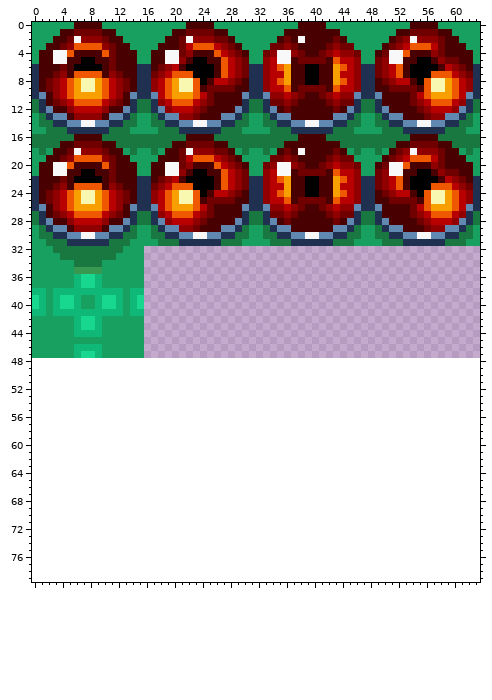
Sprite sheet: assets/Levels/Pace_town_destroyable.png. The picture above was drawn from the file before the commit.
The file is 64x48 pixels. The old version is drawn lined up with the new one, on the new canvas.
After the commit:
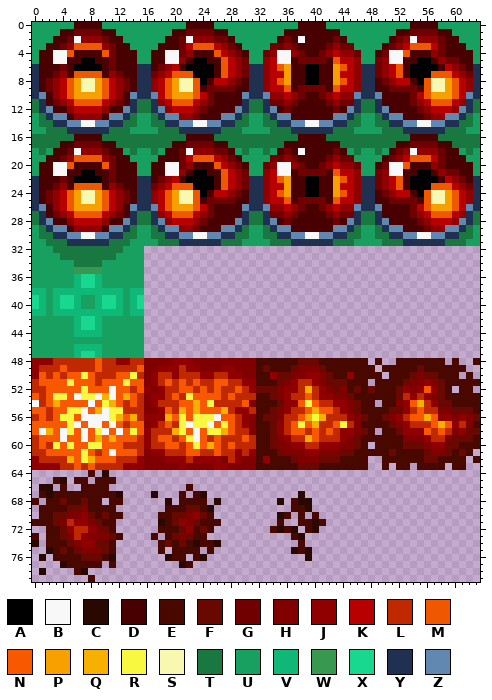
Palette (. is transparent): A #000000  B #f8f8f8  C #280800  D #480000  E #480800  F #680800  G #700000  H #800000  J #900000  K #b80000  L #c02800  M #f05800  N #f85800  P #f8a000  Q #f8b000  R #f8f840  S #f8f8b0  T #187840  U #18a060  V #10b878  W #389850  X #18d890  Y #203050  Z #6088b0
Log entry: destroyable walls gets destroyed
The exact change:
canvas 64x48 -> 64x80
Changed rows in their new state; - is an unchanged pixel.
first column x 0:
48 JJJLLLLLLNLLJJLLHHHHJJJHHHHHHHHHEEEEEEFFFEEEEEEE-E--EEEEEEE-E--E
49 JLLLNLLLLNLLLLLNHHJJJLJJHHHJJHHHEFEEEFHHHFEEEEEEE-EEEEEFEEEEEE--
50 JNLNLNNRNLLLNNRLHJLLJLLLJJLLJJHHEEJFFHHJJHFEEJEEEE-EEEFHFFEEE-E-
51 LNNNNRNNNLNNNRNNHJLNLNLNLLNNLLJJEEEFHJLLJHFFFEEE-EEEEFHHJHFEEEEE
52 LLNNNNNRNNNBNNLNJHJLLNNLNLNLLNLJFFFHJJLQLJHFHEFEFEEEFJHJNJFE-EE-
53 NLNRRNBRRBQBNQNLHJJLNLRNNNNLNLLLEEFHJLLNLJJHHFEEEEEEFLJLJHFEEEEE
54 BLNQNNNNBNRQNLNLHJLLLNNQNRLLLLNHEEEFJJNRNLLJJHFEE-EEHJNQLJFFEEEE
55 NNLNNRRBNQBRRLLLHHJNLQNQNNNQLJJLEEFHJLLNQNNLJHFEEEEFFJLNLLHHFFFE
56 LNLNRRNBBBBRQNQLJJJQNRNRRRBNNLJHEFFHLLNQRQLLLJHFEEFHJLNNQNJJHJHF
57 NNNNNRBNBBNBNLNNHJLNLRBRRBNRNLJHEEFJLNRNQLLNRLHEEEEFHJLLLNQNJLHE
58 NBQNBRNBNRBNBNRNJLLLQRNBNRRQNLLHEEFJLNNLNLNLJJHFE-EEFJJJNLNLHJFF
59 LNNNBNNBNQNQNNNLJLNNLNRBNLNLLLNLEEFHJLLQNLLLJHFEEEEEEHHHJLLHFFFE
60 LNLRNRNNRRNNNLLLJLLNNLNRNQNLNLLLEEFHHJJLLJJJHHFE-EEEEFFFHJJFFEEE
61 LLNNNNNRNLNBNNNLHJJLLLNNLLNLLJLJEEEFHHHJJHHHFFEEEEEFEEEEFHHFEFE-
62 JLLLLQNRQNNNLLLJHHHJJJLJJJJHLJHHEJEEEFHHHFFFEEEE--EEEEEEFFEEEE-E
63 JJJJLLNLNLLLLJJJHHHHHJHHHHJJHHHHEEEEEEFFFEEEEEEE--E-EE-EEEE-EE--
64 --------E-C-----------------------------------------------------
65 ---EC-EE-EEE----------------------------------------------------
66 -CC-E--EEEE-----------E-----------------------------------------
67 -ECEEEEEEEEEC----C---E-EC-------------C-------------------------
68 E-EEFEEFEE-EE------C-EEEE-C--------C-ECC------------------------
69 -EEEEFFHEEEE-------EEEFFEC-----------EEC------------------------
70 -EEFFHHJFEFEE-----EEFFHJFE---------CE-E-E-----------------------
71 EEEFHLJJHFEE------CEFJHFEEE--------E--EECE----------------------
72 --EEFJLLJHFE------EEEFJEFE--------ECEC-EC-----------------------
73 E-EEFHLJHHHFE----E-EFHFEE------------EC-------------------------
74 C-EEEFHJJFFE------EFEFECEEC-----------E-------------------------
75 --CEFEFHHHFE------E-EEEE-E-----------CEC------------------------
76 -C-EEEEFFFEC-------CEE-EC--------------C------------------------
77 ----CEEEEE-E---------CE-----------------------------------------
78 -C----EC--------------------------------------------------------
79 --------E-------------------------------------------------------
